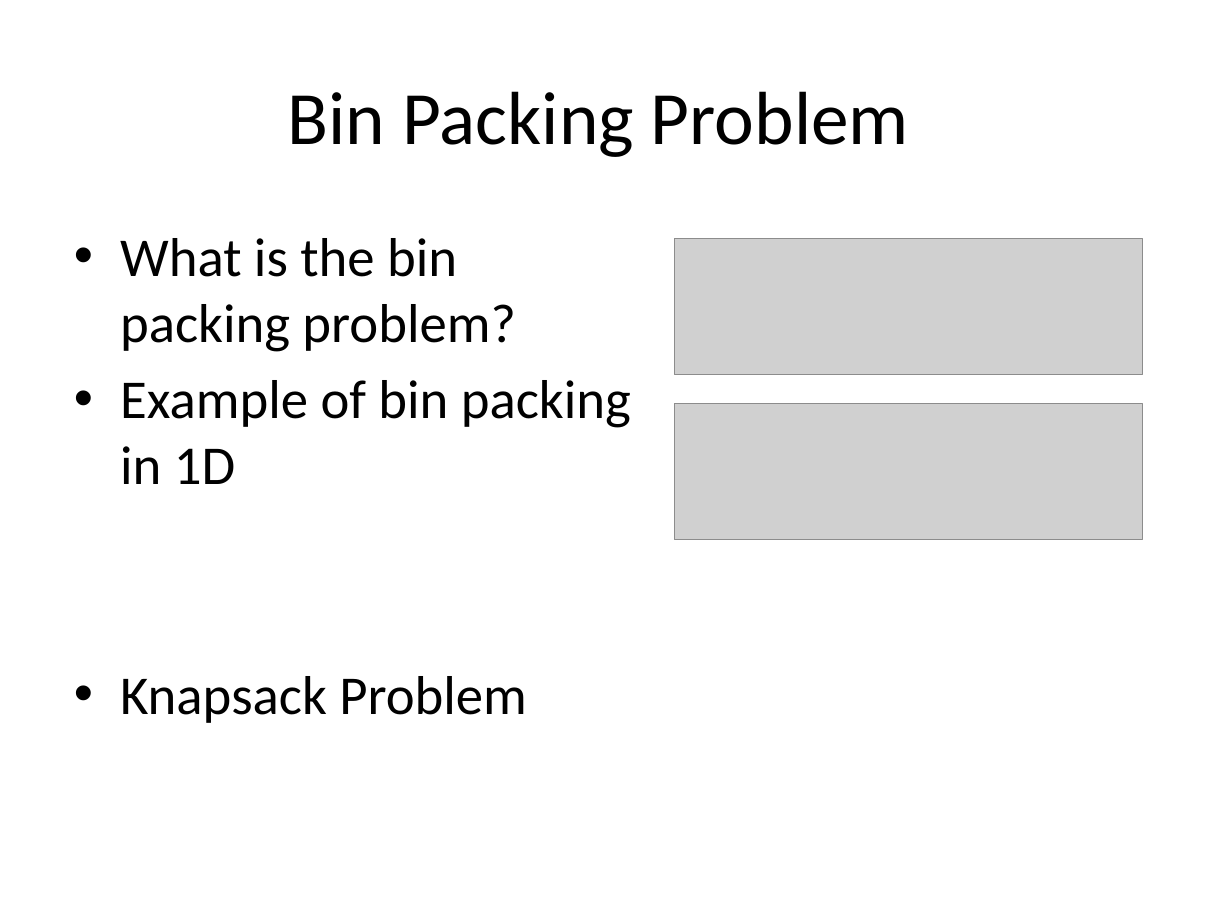
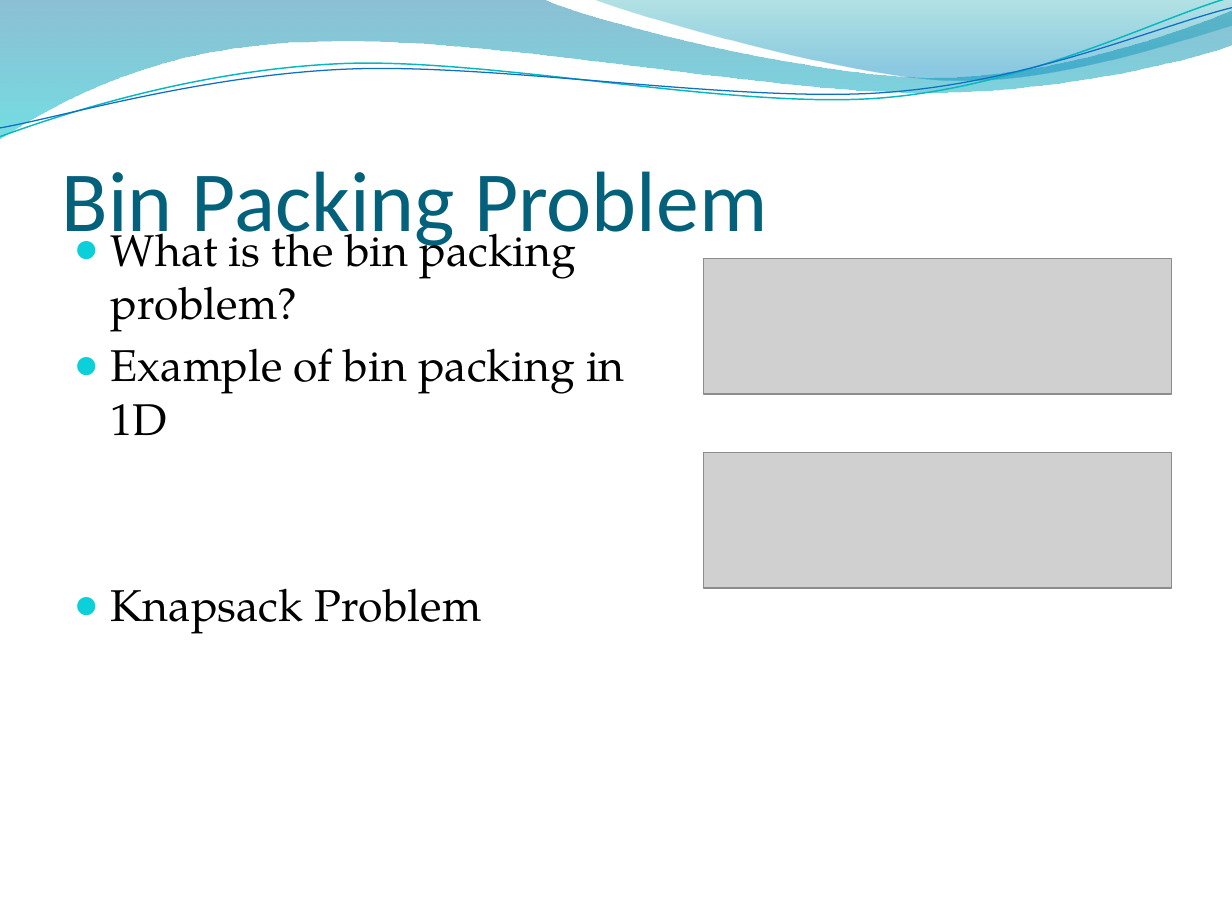
Before and after one commit to montelongoj/p2-b130-aau-2011, a slide deck: slide 8 of P2 project Bag Packer Program.pptx. Drawn at 1232x924 pixels with LibreOffice and Linux fonts; fonts in the diff are those of the drawing; grey boxes stand for pictures; background and template pictures are left out. Boxes give left, top, right and bottom in pixels: in the first picture for what was removed or moved away, otherwise in the second. Text is boxed around its words. In the diff, an @@ line names an element or a change of style, - is before the commit and + after.

```diff
--- a/P2 project Bag Packer Program.pptx
+++ b/P2 project Bag Packer Program.pptx
@@ freeform shape added at (x1=0, y1=0, x2=1232, y2=139), fill gradient #0074A1 to #00C6CF @@
@@ freeform shape added at (x1=0, y1=0, x2=1232, y2=144), outline #0AB8BF 0.85 pt @@
@@ freeform shape added at (x1=0, y1=8, x2=1232, y2=137), outline #0F6FC6 0.75 pt @@
@@ freeform shape added at (x1=590, y1=0, x2=1232, y2=85), fill gradient #00A1A9 to #008BBF @@
@@ title "Bin Packing Problem" moved from (x1=288, y1=91, x2=909, y2=157) to (x1=62, y1=171, x2=767, y2=251) @@
@@ title "Bin Packing Problem" at (x1=62, y1=171, x2=767, y2=251): size 44 to 50 pt, text colour #000000 to #04617B; alignment centre to left; vertical alignment middle to bottom @@
@@ text "What is the bin packing ..." at (x1=111, y1=219, x2=625, y2=634): size 32 to 26 pt, font Calibri to TeX Gyre Pagella; bullet • to ●; less space between paragraphs @@
@@ picture moved from (x1=674, y1=239, x2=1142, y2=375) to (x1=703, y1=259, x2=1172, y2=394) @@
@@ picture moved from (x1=674, y1=404, x2=1142, y2=540) to (x1=703, y1=452, x2=1172, y2=588) @@
```
Also in this commit, not shown: 18 other slides changed.
